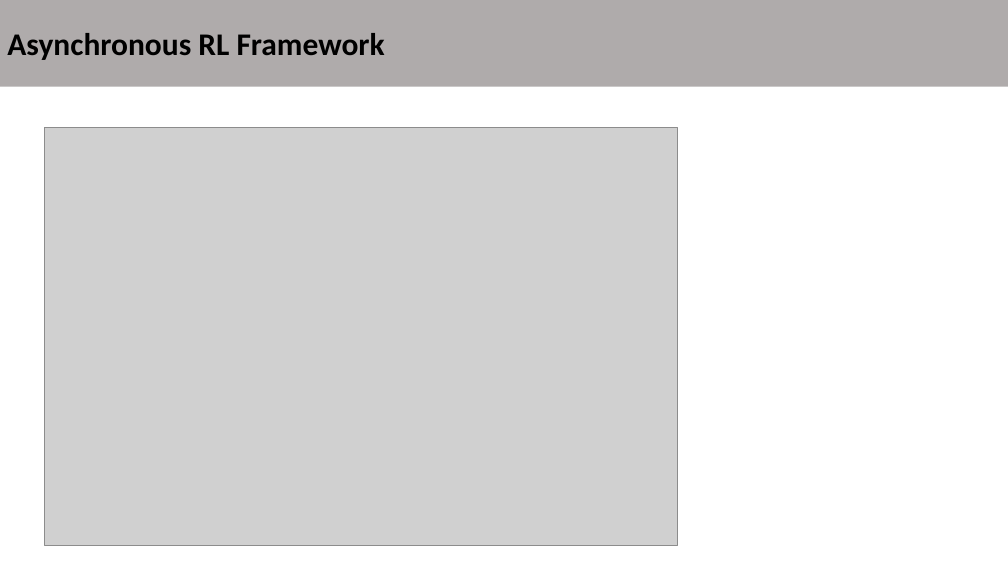
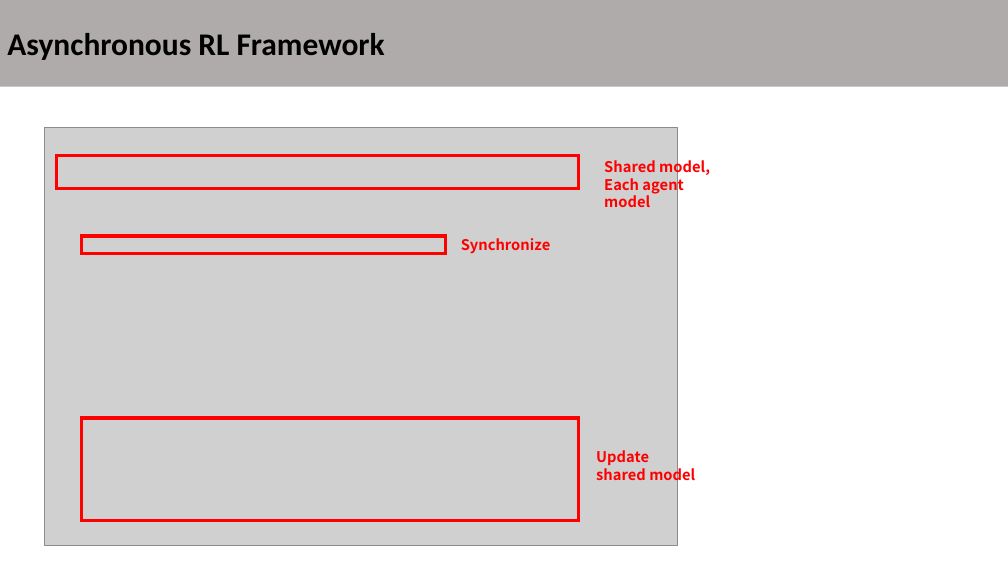
Before and after one commit to niceDuckgu/DeepMind-Paper-Study, a slide deck: slide 10 of PPT/Week 03_1 Asynchronous Methods for Deep Reinforcement Learning.pptx. Drawn at 1008x567 pixels with LibreOffice and Linux fonts; fonts in the diff are those of the drawing; grey boxes stand for pictures. Boxes give left, top, right and bottom in pixels: in the first picture for what was removed or moved away, otherwise in the second. Text is boxed around its words. In the diff, an @@ line names an element or a change of style, - is before the commit and + after.

```diff
--- a/PPT/Week 03_1 Asynchronous Methods for Deep Reinforcement Learning.pptx
+++ b/PPT/Week 03_1 Asynchronous Methods for Deep Reinforcement Learning.pptx
@@ rectangle added at (x1=57, y1=156, x2=578, y2=188), outline #FF0000 3 pt @@
@@ text added at (x1=604, y1=157, x2=710, y2=207), 14 pt, text #FF0000, bold @@
+Shared model,
+Each agent model
@@ rectangle added at (x1=82, y1=236, x2=445, y2=254), outline #FF0000 3 pt @@
@@ text added at (x1=461, y1=238, x2=551, y2=254), 14 pt, text #FF0000, bold @@
+Synchronize
@@ rectangle added at (x1=82, y1=418, x2=578, y2=521), outline #FF0000 3 pt @@
@@ text added at (x1=596, y1=450, x2=695, y2=484), 14 pt, text #FF0000, bold @@
+Update
+shared model
```
Also in this commit, not shown: 1 other slide changed.
